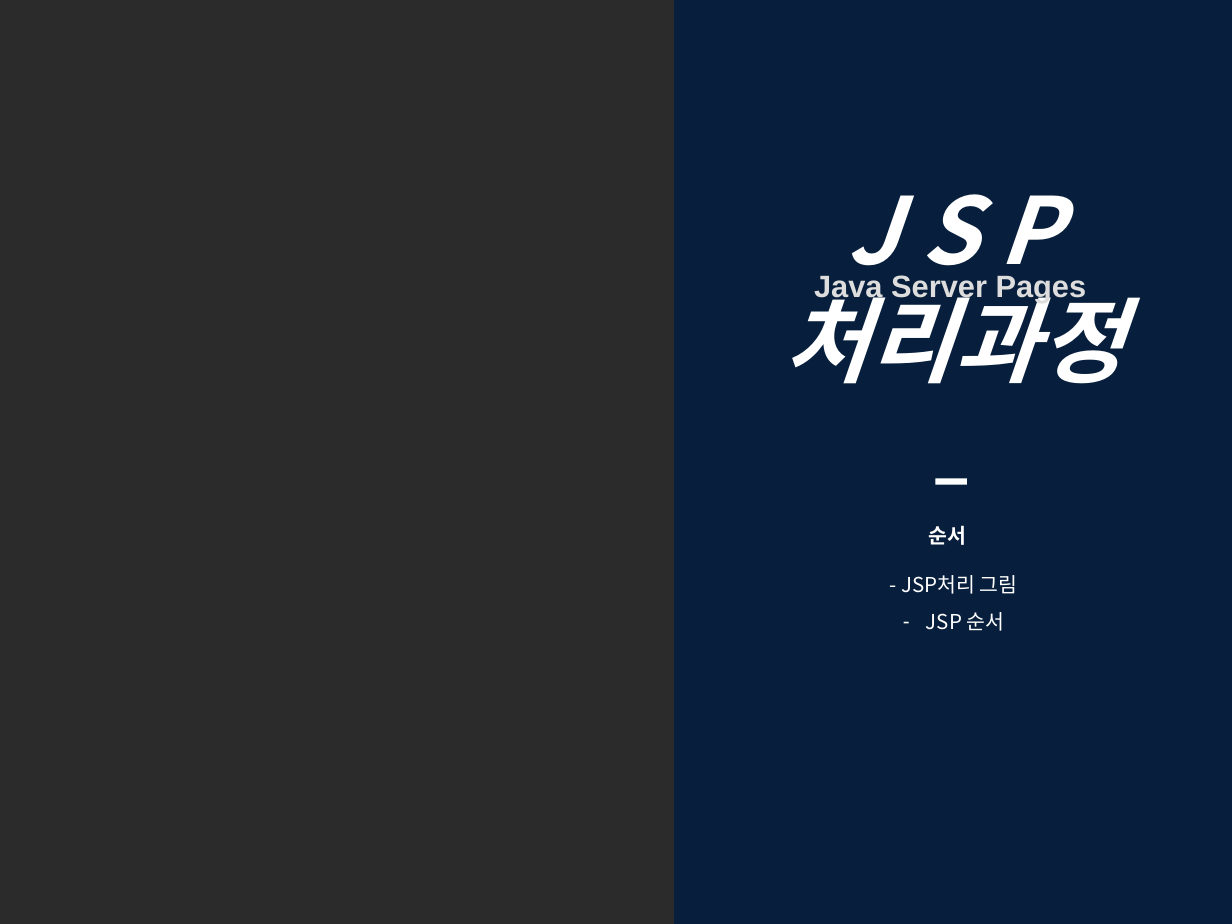
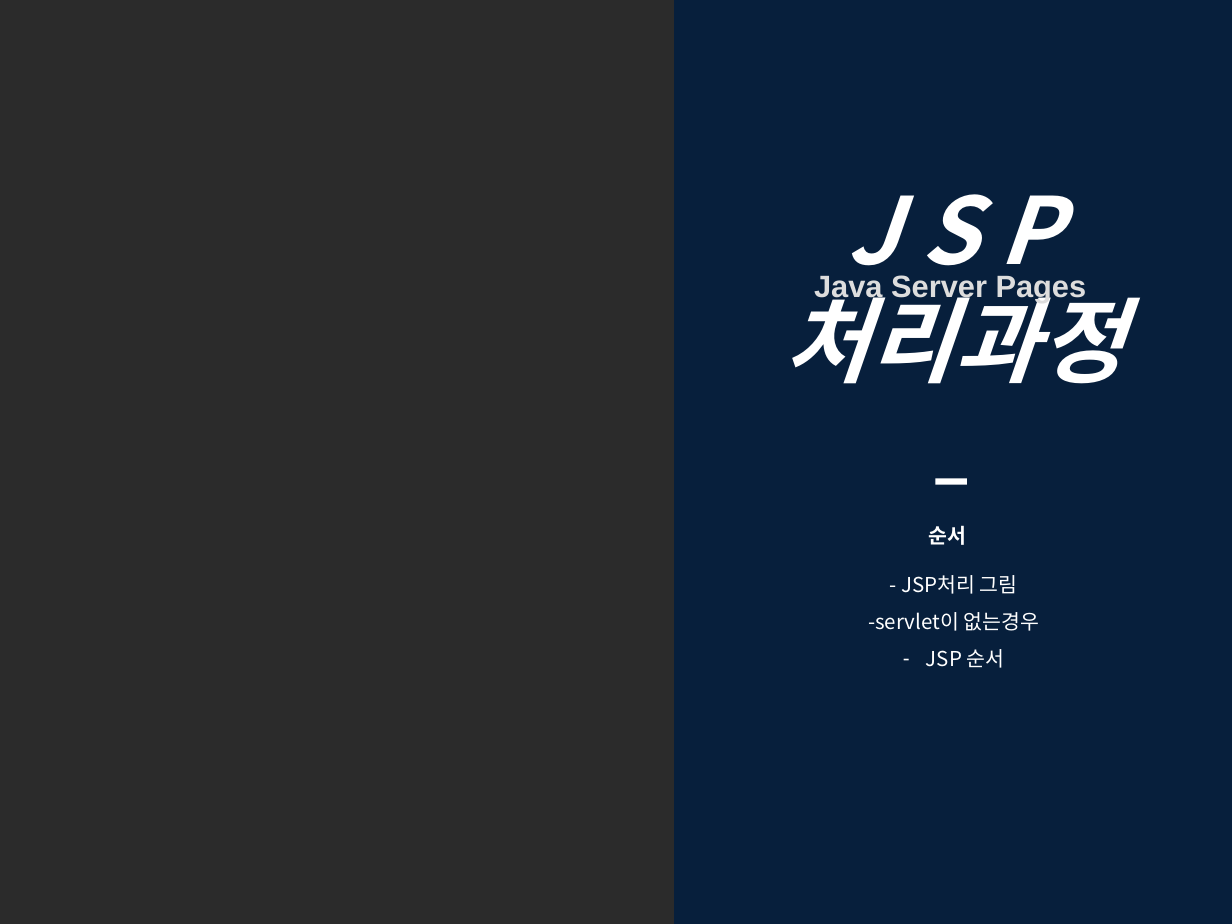
Before and after one commit to Runtym/ict_report, a slide deck: slide 1 of ict_report/src/bjs/JSP 처리의 이해 배진석.pptx. Drawn at 1232x924 pixels with LibreOffice and Linux fonts; fonts in the diff are those of the drawing; background and template pictures are left out; a plain dark background stands for a picture behind light text. Boxes give left, top, right and bottom in pixels: in the first picture for what was removed or moved away, otherwise in the second. Text is boxed around its words. In the diff, an @@ line names an element or a change of style, - is before the commit and + after.

```diff
--- a/ict_report/src/bjs/JSP 처리의 이해 배진석.pptx
+++ b/ict_report/src/bjs/JSP 처리의 이해 배진석.pptx
@@ text "- JSP처리 그림": place and size @@
-text "- JSP처리 그림" at [901,575,1018,631]
+text "- JSP처리 그림" at [868,575,1039,668]
@@ text at [868,612,1039,631]: paragraph added @@
+-servlet이 없는경우
```
Also in this commit, not shown: 1 other slide changed.
